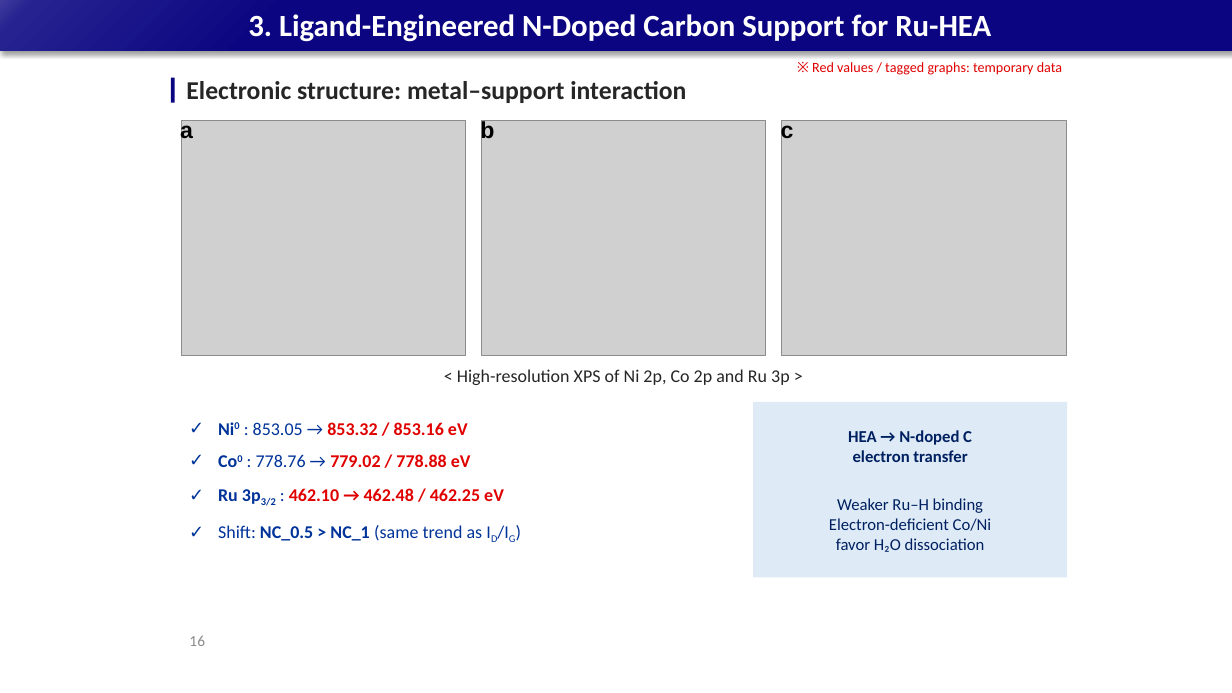
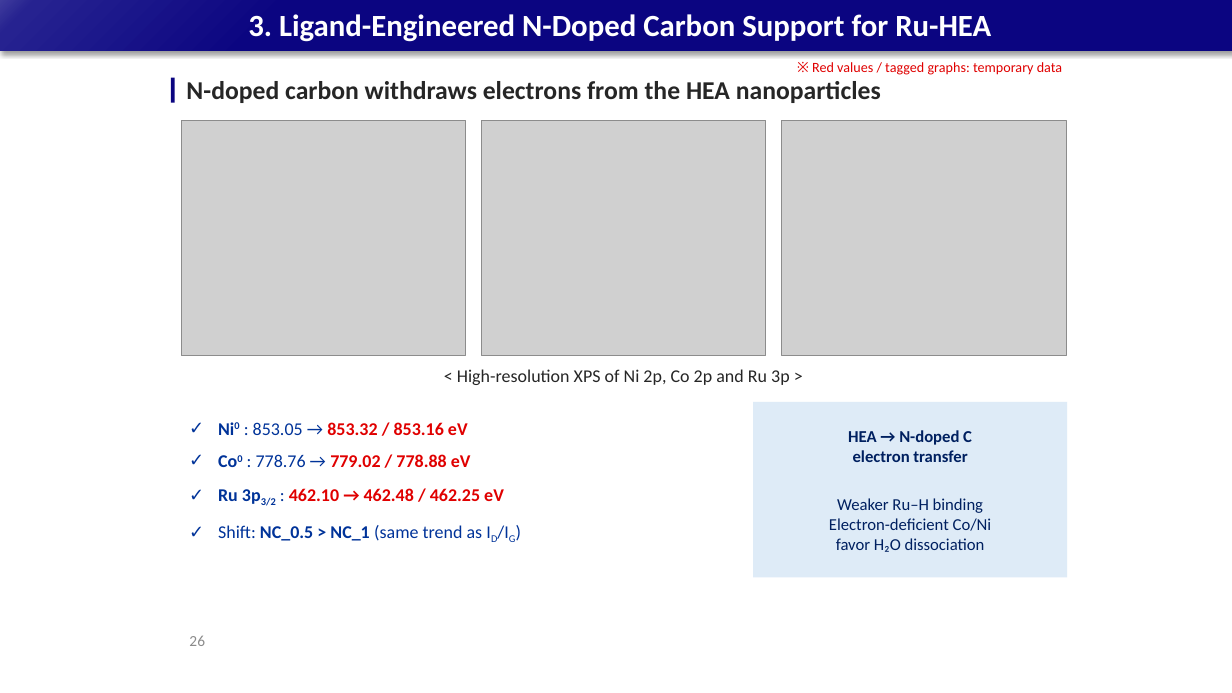
Before and after one commit to limsj0204/letter, a slide deck: slide 26 of 학위논문_디펜스_발표자료.pptx (slide 16 before the commit). Drawn at 1232x693 pixels with LibreOffice and Linux fonts; fonts in the diff are those of the drawing; grey boxes stand for pictures. Boxes give left, top, right and bottom in pixels: in the first picture for what was removed or moved away, otherwise in the second. Text is boxed around its words. In the diff, an @@ line names an element or a change of style, - is before the commit and + after.

```diff
--- a/학위논문_디펜스_발표자료.pptx
+++ b/학위논문_디펜스_발표자료.pptx
@@ text at [186, 81, 881, 103]: text changed @@
-Electronic structure: metal–support interaction
+N-doped carbon withdraws electrons from the HEA nanoparticles
@@ text removed at [180, 120, 193, 144] @@
-a
@@ text removed at [480, 120, 494, 144] @@
-b
@@ text removed at [781, 120, 794, 144] @@
-c
@@ page number at [189, 635, 205, 646]: text changed @@
-16
+26
```
Also in this commit, not shown: 8 other slides changed, 14 slides added, 2 slides removed.
